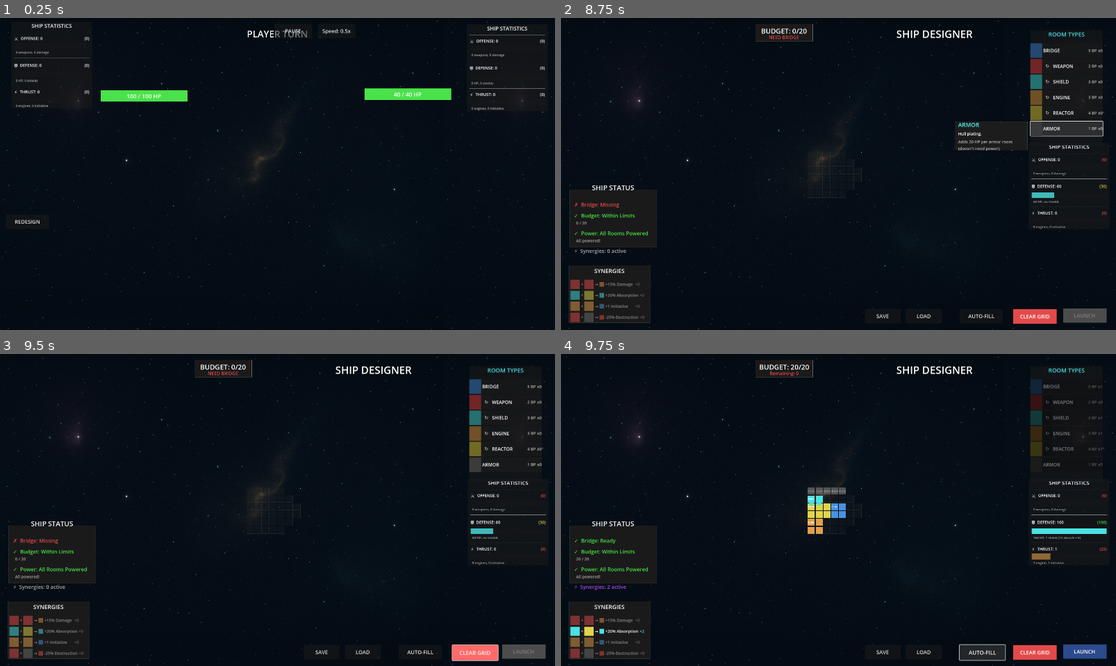
Above: before the commit, frames 1-4 (two rows, left to right).
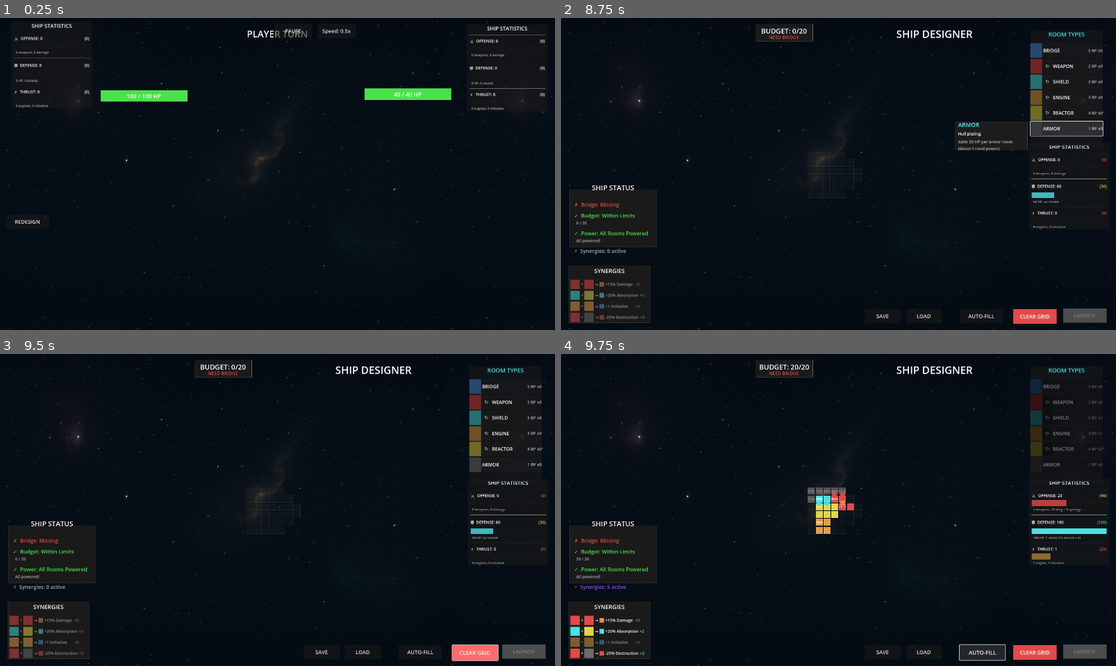
Above: after the commit, the same moments.

Repository: cautiouskurns/Startship-Designer
Game: Godot game, scene res://scenes/combat/Combat.tscn
Same seed, same stepped clock (60 frames per second), same inputs: the game is played once before the commit and once after it. This scene is started directly instead of the project's main scene. Sound files missing from this copy of the repository are replaced by a short silence.
Inputs (mouse positions are in pixels of both pictures, inside the frame that each line leads up to):
- Up to frame 1 (0.25 s): no input
- Up to frame 2 (8.75 s): click "REDESIGN" at 0.5 s; click (1066, 49) at 1.25 s; click (1066, 64) at 2 s; click "↻" at 2.75 s; click "↻90°" at 3.5 s; click "↻180°" at 4.25 s; click "↻270°" at 5 s; click (1066, 80) at 5.75 s; click (1066, 96) at 6.5 s; click (1066, 111) at 7.25 s; click (1066, 127) at 8 s
- Up to frame 3 (9.5 s): click "CLEAR GRID" at 8.75 s
- Up to frame 4 (9.75 s): click "AUTO-FILL" at 9.5 s

Frames 1-3 are identical in both runs. In frame 4, 1.5% of the frame differs, in the area x 1-99%, y 5-98%.

Commit message:
feat: Implement helper function for rectangular room shapes and update room shapes definitions

Diff:
--- a/scripts/data/RoomData.gd
+++ b/scripts/data/RoomData.gd
@@ -11,6 +11,14 @@
 	ARMOR
 }
 
+## Helper function to generate rectangular room shape from width and height
+static func make_rect_shape(width: int, height: int) -> Array:
+	var shape = []
+	for y in range(height):
+		for x in range(width):
+			shape.append([x, y])
+	return shape
+
 ## Room costs in budget points (Phase 7.1 updated costs)
 static var costs = {
 	RoomType.EMPTY: 0,
@@ -22,15 +30,15 @@
 	RoomType.ARMOR: 1   # Unchanged (occupies 1 tile)
 }
 
-## Room shapes - array of [x_offset, y_offset] tile positions relative to anchor
+## Room shapes - just specify width×height, helper function generates coordinates
 static var shapes = {
-	RoomType.EMPTY: [[0, 0]],
-	RoomType.BRIDGE: [[0, 0], [1, 0], [0, 1], [1, 1]],  # 2×2 square
-	RoomType.WEAPON: [[0, 0], [1, 0]],  # 1×2 horizontal bar
-	RoomType.SHIELD: [[0, 0], [1, 0]],  # 1×2 horizontal bar
-	RoomType.ENGINE: [[0, 0], [1, 0], [0, 1], [1, 1]],  # 2×2 square (Phase 10.7)
-	RoomType.REACTOR: [[0, 0], [1, 0], [2, 0], [0, 1], [1, 1], [2, 1]],  # 3×2 rectangle (Phase 10.7)
-	RoomType.ARMOR: [[0, 0]]   # 1×1 single tile
+	RoomType.EMPTY: make_rect_shape(1, 1),   # 1×1
+	RoomType.BRIDGE: make_rect_shape(4, 4),  # 2×2 square
+	RoomType.WEAPON: make_rect_shape(2, 1),  # 2×1 horizontal bar
+	RoomType.SHIELD: make_rect_shape(2, 1),  # 2×1 horizontal bar
+	RoomType.ENGINE: make_rect_shape(2, 2),  # 2×2 square
+	RoomType.REACTOR: make_rect_shape(3, 2), # 3×2 rectangle
+	RoomType.ARMOR: make_rect_shape(1, 1)    # 1×1 single tile
 }
 
 ## Room colors (hex values from design doc)
